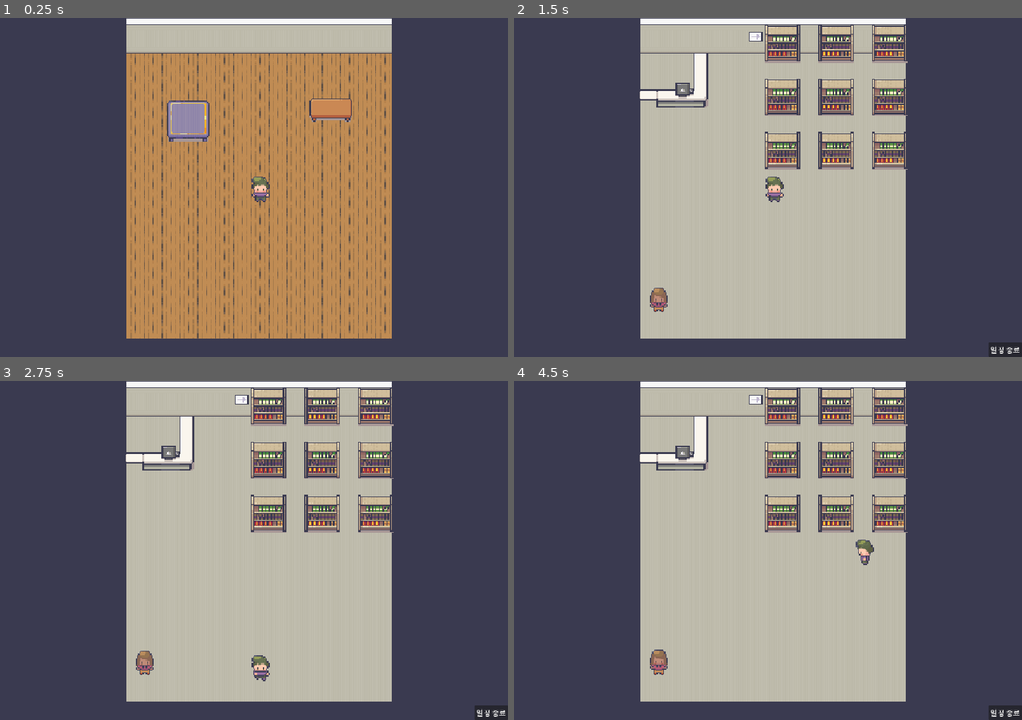
Above: before the commit, frames 1-4 (two rows, left to right).
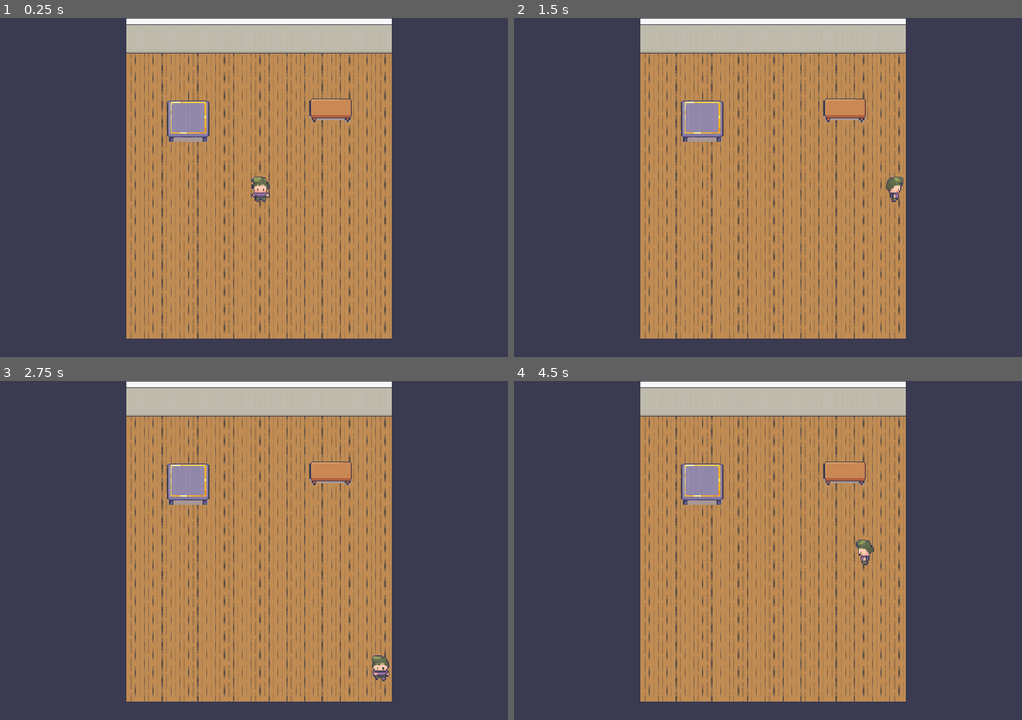
Above: after the commit, the same moments.

Repository: gisook/team-project
Game: Godot game, scene res://scenes/field/myroom.tscn
The game is run twice, just before and just after one commit, with the same random seed, the same clock (stepped at 60 frames per second) and the same inputs. This scene is started directly instead of the project's main scene.
Inputs (mouse positions are in pixels of both pictures, inside the frame that each line leads up to):
- Up to frame 1 (0.25 s): no input
- Up to frame 2 (1.5 s): tap Enter at 0.5 s; move the mouse to (879, 170) at 0.52 s; hold D (move_right) 0.53-1.25 s; hold E (interaction) 0.53-1.25 s; click (879, 170) at 0.67 s; tap Q (open_phone) at 0.8 s; click (768, 109) at 1.25 s, where only the run before the commit has a clickable "오전 10시: 편의점 알바"
- Up to frame 3 (2.75 s): tap Space at 2 s; move the mouse to (152, 567) at 2.02 s; hold S (move_down) from 2.03 s (still down); tap Q (open_phone) at 2.1 s; tap E (interaction) at 2.3 s
- Up to frame 4 (4.5 s): move the mouse to (818, 475) at 2.77 s; release S (move_down) at 2.78 s; hold D (move_right) 2.78-3.53 s; hold E (interaction) 2.78-3.53 s; tap Q (open_phone) at 3.05, 3.6 s; move the mouse to (742, 618) at 3.52 s; hold W (move_up) 3.53-4.28 s; click (742, 618) at 3.67 s; tap E (interaction) at 3.8 s; move the mouse to (920, 601) at 4.27 s; hold A (move_left) from 4.28 s (still down); hold E (interaction) from 4.28 s (still down)

The runs differ from the first frame. In frame 1, 0.1% of the frame differs, in the area x 32-42%, y 24-37%; in frame 2, 45%; in frame 3, 45%, in the area x 24-100%, y 2-100%; in frame 4, 45%.

Commit message:
상호작요 가구(완성), 비상호작용 가구(임시) 추가
상호작용 가구 씬과 스크립트 추가 및 침대와 핸드폰은 기존의 스크립트와 연결하여 기능을 해결함

Diff:
--- a/scenes/character/maincharacter/maincharacter.gd
+++ b/scenes/character/maincharacter/maincharacter.gd
@@ -61,8 +61,43 @@
 		if current_target_npc != null:
 			current_target_npc.highlight()
 
-func _unhandled_input(event):
-	if event.is_action_pressed("interaction"):
-		# [수정됨] 이제 매번 새로 찾을 필요 없이, 이미 불이 켜져 있는(타겟팅 된) NPC와 바로 상호작용합니다.
-		if current_target_npc != null:
-			current_target_npc.interact()
+func _unhandled_input(event: InputEvent) -> void:
+	if not event.is_action_pressed("interaction"):
+		return
+
+	if event.is_echo():
+		return
+
+	var furniture := find_closest_furniture()
+
+	if furniture != null:
+		get_viewport().set_input_as_handled()
+		furniture.act()
+		return
+
+	if is_instance_valid(current_target_npc):
+		get_viewport().set_input_as_handled()
+		current_target_npc.interact()
+
+func find_closest_furniture() -> ActFurniture:
+	var closest: ActFurniture = null
+	var closest_distance := INF
+
+	for node in get_tree().get_nodes_in_group("act_furniture"):
+		var furniture := node as ActFurniture
+
+		if furniture == null:
+			continue
+
+		if not furniture.can_interact(self):
+			continue
+
+		var distance := global_position.distance_squared_to(
+			furniture.global_position
+		)
+
+		if distance < closest_distance:
+			closest_distance = distance
+			closest = furniture
+
+	return closest
--- a/scenes/character/maincharacter/maincharacter.tscn
+++ b/scenes/character/maincharacter/maincharacter.tscn
@@ -383,7 +383,7 @@
 }]
 
 [sub_resource type="RectangleShape2D" id="RectangleShape2D_xrivr"]
-size = Vector2(16, 1)
+size = Vector2(16, 4)
 
 [sub_resource type="CircleShape2D" id="CircleShape2D_xrivr"]
 radius = 41.01219
@@ -396,7 +396,8 @@
 animation = &"walk_down"
 
 [node name="CollisionShape2D" type="CollisionShape2D" parent="." unique_id=54681618]
-position = Vector2(0, 14.5)
+z_index = 1
+position = Vector2(0, 13)
 shape = SubResource("RectangleShape2D_xrivr")
 
 [node name="InteractArea" type="Area2D" parent="." unique_id=680651799]
--- a/scenes/field/myroom.tscn
+++ b/scenes/field/myroom.tscn
@@ -4,6 +4,8 @@
 [ext_resource type="Texture2D" uid="uid://dikful3bhpyji" path="res://image/Interiors_free/16x16/Room_Builder_free_16x16.png" id="2_s2ng0"]
 [ext_resource type="PackedScene" uid="uid://te0sei2euqjf" path="res://scenes/character/maincharacter/maincharacter.tscn" id="4_dq1o8"]
 [ext_resource type="PackedScene" uid="uid://c4br3r26opem2" path="res://scenes/field/phone.tscn" id="5_dq1o8"]
+[ext_resource type="PackedScene" uid="uid://4v3rme5g5t6h" path="res://scenes/furniture/phone_desk/phone_desk.tscn" id="5_uqug0"]
+[ext_resource type="PackedScene" uid="uid://dpmeqt0dag8ws" path="res://scenes/furniture/bed/bed.tscn" id="6_uqug0"]
 
 [sub_resource type="PhysicsMaterial" id="PhysicsMaterial_dq1o8"]
 
@@ -2732,6 +2734,7 @@
 tile_set = SubResource("TileSet_13qdw")
 
 [node name="Maincharacter" parent="." unique_id=345337222 instance=ExtResource("4_dq1o8")]
+z_index = 1
 position = Vector2(137, 149)
 
 [node name="Camera2D" type="Camera2D" parent="." unique_id=606099370]
@@ -2739,3 +2742,10 @@
 zoom = Vector2(2.4, 2.4)
 
 [node name="Phone" parent="." unique_id=2085269762 instance=ExtResource("5_dq1o8")]
+
+[node name="phone_desk" parent="." unique_id=1225648025 node_paths=PackedStringArray("phone_screen") instance=ExtResource("5_uqug0")]
+position = Vector2(200, 82.5)
+phone_screen = NodePath("../Phone")
+
+[node name="bed" parent="." unique_id=587857277 instance=ExtResource("6_uqug0")]
+position = Vector2(72, 92)
--- a/scenes/field/phone.gd
+++ b/scenes/field/phone.gd
@@ -38,7 +38,14 @@
 	get_tree().change_scene_to_file(target_scene)
 	# (나중에 여기에 화면이 넘어가거나 팝업이 뜨는 코드를 추가하시면 됩니다.)
 
-func _input(event):
-	# Q 키(open_phone)를 누르면 스마트폰 화면을 켜고 끕니다.
-	if event.is_action_pressed("open_phone"):
-		phone_panel.visible = not phone_panel.visible
+func _input(event: InputEvent) -> void:
+	if event.is_echo():
+		return
+
+	if event.is_action_pressed("open_phone") and phone_panel.visible:
+		phone_panel.hide()
+		get_viewport().set_input_as_handled()
+
+func open_phone() -> void:
+	show()
+	phone_panel.show()
--- a/scenes/field/test1.tscn
+++ b/scenes/field/test1.tscn
@@ -2734,6 +2734,7 @@
 tile_set = SubResource("TileSet_13qdw")
 
 [node name="Maincharacter" parent="." unique_id=345337222 instance=ExtResource("3_bm81j")]
+z_index = 1
 position = Vector2(137, 149)
 
 [node name="Camera2D" type="Camera2D" parent="." unique_id=606099370]
--- /dev/null
+++ b/scenes/furniture/act_furniture.gd
@@ -0,0 +1,51 @@
+@tool
+class_name ActFurniture
+extends StaticBody2D
+
+@export var block: Vector2i = Vector2i(1, 1):
+	set(value):
+		block = Vector2i(
+			maxi(value.x, 1),
+			maxi(value.y, 1)
+		)
+
+		if is_node_ready():
+			update_shapes()
+
+@onready var action_area: Area2D = $Area2D
+
+
+func _ready() -> void:
+	update_shapes()
+
+	if Engine.is_editor_hint():
+		return
+
+	add_to_group("act_furniture")
+
+
+func update_shapes() -> void:
+	var body_size := Vector2(block) * 16.0
+
+	var body_shape := RectangleShape2D.new()
+	body_shape.size = body_size
+	$CollisionShape2D.shape = body_shape
+
+	var area_shape := RectangleShape2D.new()
+	area_shape.size = body_size + Vector2(32.0, 32.0)
+	$Area2D/CollisionShape2D.shape = area_shape
+
+
+# 해당 캐릭터가 이 가구의 상호작용 범위 안에 있는지 확인
+func can_interact(character: CharacterBody2D) -> bool:
+	return action_area.overlaps_body(character)
+
+
+# 자식 가구에서 재정의할 함수
+func act() -> void:
+	push_warning("자식 가구에서 act()를 구현해야 합니다.")
+
+
+# 기존 씬에 연결된 신호를 유지하기 위한 함수
+func _on_area_2d_area_entered(_area: Area2D) -> void:
+	pass
--- /dev/null
+++ b/scenes/furniture/act_furniture.tscn
@@ -0,0 +1,28 @@
+[gd_scene format=3 uid="uid://5fdgq5xl6u4i"]
+
+[ext_resource type="Script" uid="uid://27u3chjfay5g" path="res://scenes/furniture/act_furniture.gd" id="1_3slmf"]
+
+[sub_resource type="RectangleShape2D" id="RectangleShape2D_3slmf"]
+size = Vector2(32, 32)
+
+[sub_resource type="RectangleShape2D" id="RectangleShape2D_is50g"]
+size = Vector2(64, 64)
+
+[node name="act_furniture" type="StaticBody2D" unique_id=1225648025]
+script = ExtResource("1_3slmf")
+block = Vector2i(2, 2)
+metadata/_edit_group_ = true
+
+[node name="CollisionShape2D" type="CollisionShape2D" parent="." unique_id=654339475]
+shape = SubResource("RectangleShape2D_3slmf")
+
+[node name="Sprite2D" type="Sprite2D" parent="." unique_id=846010846]
+region_enabled = true
+region_rect = Rect2(117, 730, 38, 37)
+
+[node name="Area2D" type="Area2D" parent="." unique_id=1880150110]
+
+[node name="CollisionShape2D" type="CollisionShape2D" parent="Area2D" unique_id=360636679]
+shape = SubResource("RectangleShape2D_is50g")
+
+[connection signal="area_entered" from="Area2D" to="." method="_on_area_2d_area_entered"]
--- /dev/null
+++ b/scenes/furniture/bed/bed.gd
@@ -0,0 +1,32 @@
+@tool
+extends ActFurniture
+
+@export var day_state_script: Script
+
+signal sleep_requested
+
+
+func act() -> void:
+	if day_state_script == null:
+		push_warning("Day State Script에 day_state.gd를 지정하세요.")
+		return
+
+	var state: Dictionary = day_state_script.load_state()
+
+	if str(state["status"]) != "room":
+		print("진행 중인 일정을 먼저 끝내야 합니다.")
+		return
+
+	if str(state["period"]) != "night":
+		print("밤에만 잘 수 있습니다.")
+		return
+
+	if not day_state_script.sleep_and_save():
+		push_error("수면 상태를 저장하지 못했습니다.")
+		return
+
+	# 다음 날 아침으로 변경된 후 알림
+	sleep_requested.emit()
+
+	var next_state: Dictionary = day_state_script.load_state()
+	print("잠을 잤습니다. %d일차 아침입니다." % int(next_state["day"]))
--- /dev/null
+++ b/scenes/furniture/bed/bed.tscn
@@ -0,0 +1,32 @@
+[gd_scene format=3 uid="uid://dpmeqt0dag8ws"]
+
+[ext_resource type="Script" uid="uid://e38mjkj7upvb" path="res://scenes/furniture/bed/bed.gd" id="1_5d0dt"]
+[ext_resource type="Texture2D" uid="uid://bm4jqlwlt4w75" path="res://assets/modern/interiors.png" id="2_7c38s"]
+[ext_resource type="Script" uid="uid://ddi70pm86tl3l" path="res://scripts/day_state.gd" id="2_sn8ty"]
+
+[sub_resource type="RectangleShape2D" id="RectangleShape2D_sn8ty"]
+size = Vector2(32, 32)
+
+[sub_resource type="RectangleShape2D" id="RectangleShape2D_06xnu"]
+size = Vector2(64, 64)
+
+[node name="bed" type="StaticBody2D" unique_id=1225648025]
+script = ExtResource("1_5d0dt")
+day_state_script = ExtResource("2_sn8ty")
+block = Vector2i(2, 2)
+metadata/_edit_group_ = true
+
+[node name="CollisionShape2D" type="CollisionShape2D" parent="." unique_id=654339475]
+shape = SubResource("RectangleShape2D_sn8ty")
+
+[node name="Sprite2D" type="Sprite2D" parent="." unique_id=846010846]
+texture = ExtResource("2_7c38s")
+region_enabled = true
+region_rect = Rect2(117, 730, 38, 37)
+
+[node name="Area2D" type="Area2D" parent="." unique_id=1880150110]
+
+[node name="CollisionShape2D" type="CollisionShape2D" parent="Area2D" unique_id=360636679]
+shape = SubResource("RectangleShape2D_06xnu")
+
+[connection signal="area_entered" from="Area2D" to="." method="_on_area_2d_area_entered"]
--- /dev/null
+++ b/scenes/furniture/furniture.gd
@@ -0,0 +1,24 @@
+@tool
+extends StaticBody2D
+
+@export var block: Vector2i = Vector2i(1, 1):
+	set(value):
+		block = Vector2i(
+			maxi(value.x, 1),
+			maxi(value.y, 1)
+		)
+
+		if is_node_ready():
+			update_shapes()
+
+
+func _ready() -> void:
+	update_shapes()
+
+
+func update_shapes() -> void:
+	var body_size := Vector2(block) * 16.0
+
+	var body_shape := RectangleShape2D.new()
+	body_shape.size = body_size
+	$CollisionShape2D.shape = body_shape
--- /dev/null
+++ b/scenes/furniture/furniture.tscn
@@ -0,0 +1,21 @@
+[gd_scene format=3 uid="uid://bv3jnujdb18ht"]
+
+[ext_resource type="Script" uid="uid://ct73om40bvg1f" path="res://scenes/furniture/furniture.gd" id="1_vmnhu"]
+[ext_resource type="Texture2D" uid="uid://bm4jqlwlt4w75" path="res://assets/modern/interiors.png" id="2_43bp7"]
+
+[sub_resource type="RectangleShape2D" id="RectangleShape2D_mwo4r"]
+size = Vector2(16, 16)
+
+[node name="furniture" type="StaticBody2D" unique_id=1792791870]
+script = ExtResource("1_vmnhu")
+block = Vector2i(2, 1)
+metadata/_edit_group_ = true
+
+[node name="Sprite2D" type="Sprite2D" parent="." unique_id=422107050]
+position = Vector2(0, -8)
+texture = ExtResource("2_43bp7")
+region_enabled = true
+region_rect = Rect2(160, 1142, 32, 32)
+
+[node name="CollisionShape2D" type="CollisionShape2D" parent="." unique_id=1375307306]
+shape = SubResource("RectangleShape2D_mwo4r")
--- /dev/null
+++ b/scenes/furniture/phone_desk/phone_desk.gd
@@ -0,0 +1,12 @@
+@tool
+extends ActFurniture
+
+@export var phone_screen: CanvasLayer
+
+
+func act() -> void:
+	if not is_instance_valid(phone_screen):
+		push_warning("Phone Screen에 방의 Phone 노드를 지정하세요.")
+		return
+
+	phone_screen.call("open_phone")
--- /dev/null
+++ b/scenes/furniture/phone_desk/phone_desk.tscn
@@ -0,0 +1,30 @@
+[gd_scene format=3 uid="uid://4v3rme5g5t6h"]
+
+[ext_resource type="Script" uid="uid://ccggvh3b5oifi" path="res://scenes/furniture/phone_desk/phone_desk.gd" id="1_ysfim"]
+[ext_resource type="Texture2D" uid="uid://bm4jqlwlt4w75" path="res://assets/modern/interiors.png" id="2_gm7iu"]
+
+[sub_resource type="RectangleShape2D" id="RectangleShape2D_opftm"]
+size = Vector2(32, 32)
+
+[sub_resource type="RectangleShape2D" id="RectangleShape2D_hwymj"]
+size = Vector2(64, 64)
+
+[node name="phone" type="StaticBody2D" unique_id=1225648025]
+script = ExtResource("1_ysfim")
+block = Vector2i(2, 1)
+metadata/_edit_group_ = true
+
+[node name="CollisionShape2D" type="CollisionShape2D" parent="." unique_id=654339475]
+shape = SubResource("RectangleShape2D_opftm")
+
+[node name="Sprite2D" type="Sprite2D" parent="." unique_id=846010846]
+texture = ExtResource("2_gm7iu")
+region_enabled = true
+region_rect = Rect2(117, 216, 38, 21)
+
+[node name="Area2D" type="Area2D" parent="." unique_id=1880150110]
+
+[node name="CollisionShape2D" type="CollisionShape2D" parent="Area2D" unique_id=360636679]
+shape = SubResource("RectangleShape2D_hwymj")
+
+[connection signal="area_entered" from="Area2D" to="." method="_on_area_2d_area_entered"]
Not shown, added: recorded/speech_1.wav.import
Not shown: 1 places in scenes/field/test1.tscn that only renumber resources
Not shown, added: scenes/furniture/act_furniture.gd.uid
Not shown, added: scenes/furniture/bed/bed.gd.uid
Not shown, added: scenes/furniture/furniture.gd.uid
Not shown, added: scenes/furniture/phone_desk/phone_desk.gd.uid
Not shown, added: recorded/speech_1.wav
